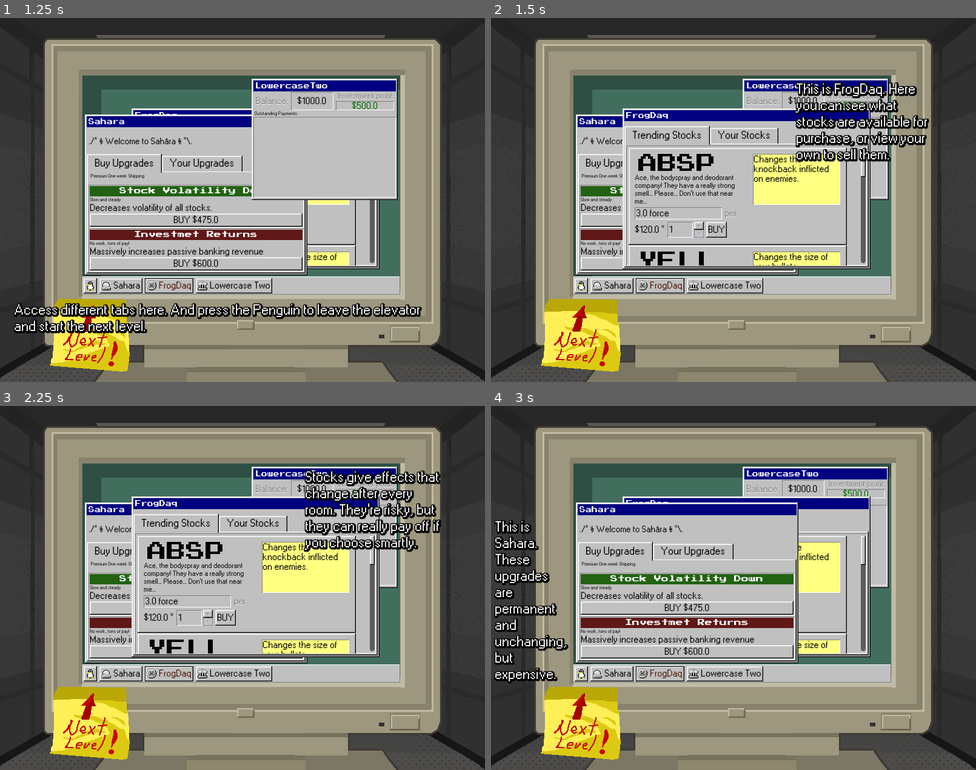
Above: before the commit, frames 1-4 (two rows, left to right).
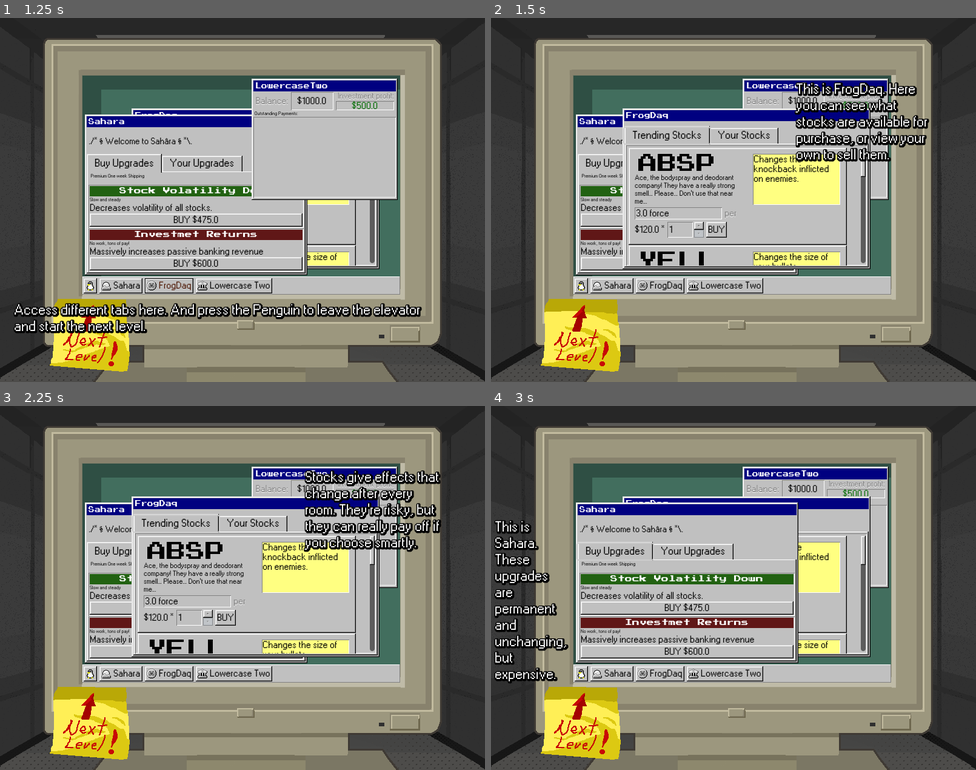
Above: after the commit, the same moments.

Repository: ygda-org/stock-strikers
Game: Godot game, scene res://main/tutorial/tutorial_elevator.tscn
Two runs of this game, one before a commit and one after it. Both use one fixed random seed, a clock stepped at 60 frames per second and the inputs below. This scene is started directly instead of the project's main scene. Sound files missing from this copy of the repository are replaced by a short silence.
Inputs (mouse positions are in pixels of both pictures, inside the frame that each line leads up to):
- Up to frame 1 (1.25 s): click "Sahara" at 0.5 s
- Up to frame 2 (1.5 s): click "FrogDaq" at 1.25 s
- Up to frame 3 (2.25 s): click (92, 675) at 2 s
- Up to frame 4 (3 s): click (583, 675) at 2.75 s

Frame 1 is identical in both runs. In frame 2, 0.1% of the frame differs, in the area x 27-46%, y 29-76%; in frame 3, 0.1%; in frame 4, 0.1%.

Commit message:
some elevator focus
completed: perm panel tab 1, most of stock panel tab 1

still need to do: perm panel tab 2, stock panel tab 2, stock panel dividends, money panel everything

Diff:
--- a/globals/game_state.gd
+++ b/globals/game_state.gd
@@ -1,5 +1,6 @@
 extends Node
 var player : CharacterBody2D
+var elevator: Control
 
 var enemies = []
 
--- a/gui/elevator_gui.gd
+++ b/gui/elevator_gui.gd
@@ -9,11 +9,15 @@
 @onready var money_panel : Panel = $MoneyPanel
 @onready var money_button : Button = $Background/Taskbar/MarginContainer/HBoxContainer/MoneyButton
 
+@onready var perm_tab_bar: TabBar = $PermPanel/MarginContainer/VBoxContainer/TabContainer.get_child(0, true).get_child(0)
+@onready var stock_tab_bar: TabBar = $StockPanel/MarginContainer/VBoxContainer/TabContainer.get_child(0, true).get_child(0)
+
 const STOCK_OPTION = preload("uid://c4m8hryyag1e6")
 const DEBT_OPTION = preload("uid://dnt1y0yhe38ki")
 
 # Called when the node enters the scene tree for the first time.
 func _ready() -> void:
+	GameState.elevator = self
 	$Background/Taskbar/MarginContainer/HBoxContainer/StockButton.grab_focus()
 	if PlayerStats.money < 0:
 		var new_debt = Loan.new()
@@ -33,6 +37,13 @@
 	update_debt_options()
 	PlayerStats.stocks_modified.connect(update_owned_stocks)
 	PlayerStats.upgrades_modified.connect(update_owned_upgrades)
+	perm_tab_bar.focus_neighbor_top = perm_tab_bar.get_path()
+	perm_tab_bar.focus_neighbor_right = perm_tab_bar.get_path()
+	perm_tab_bar.focus_neighbor_left = perm_tab_bar.get_path()
+	stock_tab_bar.focus_neighbor_top = stock_tab_bar.get_path()
+	stock_tab_bar.focus_neighbor_right = stock_tab_bar.get_path()
+	stock_tab_bar.focus_neighbor_left = stock_tab_bar.get_path()
+	stock_tab_bar.focus_neighbor_bottom = $"StockPanel/MarginContainer/VBoxContainer/TabContainer/Trending Stocks/VBoxContainer".get_child(0).get_node("VBoxContainer/BuyingRow/BuyButton").get_path()
 
 func _process(delta: float) -> void:
 	update_balance()
@@ -124,17 +135,21 @@
 	move_child(perm_panel,-1)
 	stock_button.button_pressed = false
 	money_button.button_pressed = false
+	perm_tab_bar.grab_focus()
 
 
 func _on_stock_button_pressed() -> void:
 	move_child(stock_panel,-1)
 	perm_button.button_pressed = false
 	money_button.button_pressed = false
+	stock_tab_bar.grab_focus()
+
 
 func _on_money_button_pressed() -> void:
 	move_child(money_panel,-1)
 	stock_button.button_pressed = false
 	perm_button.button_pressed = false
+
 
 
 func _on_start_button_pressed() -> void:
--- a/gui/elevator_gui.tscn
+++ b/gui/elevator_gui.tscn
@@ -137,14 +137,18 @@
 [node name="StartButton" type="Button" parent="Background/Taskbar/MarginContainer/HBoxContainer" unique_id=1687193267]
 layout_mode = 2
 focus_neighbor_left = NodePath("../MoneyButton")
+focus_neighbor_top = NodePath("../MoneyButton")
 focus_neighbor_right = NodePath("../PermButton")
+focus_neighbor_bottom = NodePath("../PermButton")
 toggle_mode = true
 icon = ExtResource("4_jra5y")
 
 [node name="PermButton" type="Button" parent="Background/Taskbar/MarginContainer/HBoxContainer" unique_id=769714251]
 layout_mode = 2
 focus_neighbor_left = NodePath("../StartButton")
+focus_neighbor_top = NodePath("../StartButton")
 focus_neighbor_right = NodePath("../StockButton")
+focus_neighbor_bottom = NodePath("../StockButton")
 toggle_mode = true
 text = "Sahara"
 icon = ExtResource("5_kne5f")
@@ -154,7 +158,9 @@
 layout_mode = 2
 size_flags_horizontal = 0
 focus_neighbor_left = NodePath("../PermButton")
+focus_neighbor_top = NodePath("../PermButton")
 focus_neighbor_right = NodePath("../MoneyButton")
+focus_neighbor_bottom = NodePath("../MoneyButton")
 toggle_mode = true
 text = "FrogDaq"
 icon = ExtResource("4_w5gor")
@@ -162,7 +168,9 @@
 [node name="MoneyButton" type="Button" parent="Background/Taskbar/MarginContainer/HBoxContainer" unique_id=604286391]
 layout_mode = 2
 focus_neighbor_left = NodePath("../StockButton")
+focus_neighbor_top = NodePath("../StockButton")
 focus_neighbor_right = NodePath("../StartButton")
+focus_neighbor_bottom = NodePath("../StartButton")
 toggle_mode = true
 text = "Lowercase Two"
 icon = ExtResource("6_kne5f")
@@ -225,6 +233,7 @@
 custom_minimum_size = Vector2(0, 198)
 layout_mode = 2
 theme = ExtResource("3_svwi6")
+follow_focus = true
 metadata/_tab_index = 0
 
 [node name="VBoxContainer" type="VBoxContainer" parent="StockPanel/MarginContainer/VBoxContainer/TabContainer/Trending Stocks" unique_id=919951880]
@@ -234,6 +243,7 @@
 visible = false
 custom_minimum_size = Vector2(0, 198)
 layout_mode = 2
+follow_focus = true
 metadata/_tab_index = 1
 
 [node name="VBoxContainer" type="VBoxContainer" parent="StockPanel/MarginContainer/VBoxContainer/TabContainer/Your Stocks" unique_id=221374261]
@@ -297,12 +307,18 @@
 
 [node name="TabContainer" type="TabContainer" parent="PermPanel/MarginContainer/VBoxContainer" unique_id=100437700]
 layout_mode = 2
+focus_neighbor_top = NodePath("../../../../Background/Taskbar/MarginContainer/HBoxContainer/PermButton")
+focus_neighbor_bottom = NodePath("VBoxContainer/Upgrade1/MarginContainer/VBoxContainer/Upgrade1Button")
 current_tab = 0
 tab_0/title = "Buy Upgrades"
 tab_1/title = "Your Upgrades"
 
 [node name="VBoxContainer" type="VBoxContainer" parent="PermPanel/MarginContainer/VBoxContainer/TabContainer" unique_id=1211424506]
 layout_mode = 2
+focus_neighbor_left = NodePath("../../../../../Background/Taskbar/MarginContainer/HBoxContainer/PermButton")
+focus_neighbor_top = NodePath("../../../../../Background/Taskbar/MarginContainer/HBoxContainer/PermButton")
+focus_neighbor_right = NodePath("../ScrollContainer")
+focus_neighbor_bottom = NodePath("Upgrade1/MarginContainer/VBoxContainer/Upgrade1Button")
 metadata/_tab_index = 0
 metadata/_tab_name = "Buy Upgrades"
 
@@ -363,6 +379,8 @@
 
 [node name="Upgrade1Button" type="Button" parent="PermPanel/MarginContainer/VBoxContainer/TabContainer/VBoxContainer/Upgrade1/MarginContainer/VBoxContainer" unique_id=1298725552]
 layout_mode = 2
+focus_neighbor_right = NodePath("../../../../Upgrade2/MarginContainer/VBoxContainer/Upgrade2Button")
+focus_neighbor_bottom = NodePath("../../../../Upgrade2/MarginContainer/VBoxContainer/Upgrade2Button")
 text = "BUY BUY BUY ($\\s)"
 script = ExtResource("12_h2vk8")
 
@@ -418,6 +436,10 @@
 
 [node name="Upgrade2Button" type="Button" parent="PermPanel/MarginContainer/VBoxContainer/TabContainer/VBoxContainer/Upgrade2/MarginContainer/VBoxContainer" unique_id=576159107]
 layout_mode = 2
+focus_neighbor_left = NodePath("../../../../Upgrade1/MarginContainer/VBoxContainer/Upgrade1Button")
+focus_neighbor_top = NodePath("../../../../Upgrade1/MarginContainer/VBoxContainer/Upgrade1Button")
+focus_neighbor_right = NodePath("../../../../../../../../../Background/Taskbar/MarginContainer/HBoxContainer/PermButton")
+focus_neighbor_bottom = NodePath("../../../../../../../../../Background/Taskbar/MarginContainer/HBoxContainer/PermButton")
 text = "BUY BUY BUY ($\\s)"
 script = ExtResource("12_h2vk8")
 
@@ -426,6 +448,7 @@
 custom_minimum_size = Vector2(0, 160)
 layout_mode = 2
 theme = ExtResource("3_svwi6")
+follow_focus = true
 metadata/_tab_index = 1
 metadata/_tab_name = "Your Upgrades"
 
--- a/gui/pause_menu.gd
+++ b/gui/pause_menu.gd
@@ -3,11 +3,11 @@
 @onready var audio : AudioStreamPlayer = get_parent().find_child("AudioStreamPlayer")
 # Called when the node enters the scene tree for the first time.
 func _ready() -> void:
-	pass # Replace with function body.
+	pass
 
 
 # Called every frame. 'delta' is the elapsed time since the previous frame.
-func _process(delta: float) -> void:
+func _process(_delta: float) -> void:
 	GameState.music_volume = $MusicSlider.value
 	if audio:
 		audio.volume_linear = GameState.music_volume
--- a/gui/pause_menu.tscn
+++ b/gui/pause_menu.tscn
@@ -29,6 +29,10 @@
 offset_top = 9.0
 offset_right = 68.0
 offset_bottom = 31.0
+focus_neighbor_left = NodePath("../MusicSlider")
+focus_neighbor_top = NodePath("../MusicSlider")
+focus_neighbor_right = NodePath("../MusicSlider")
+focus_neighbor_bottom = NodePath("../MusicSlider")
 text = "RETURN"
 
 [node name="MusicSlider" type="HSlider" parent="." unique_id=1642171358]
@@ -44,6 +48,10 @@
 offset_bottom = 8.0
 grow_horizontal = 2
 grow_vertical = 2
+focus_neighbor_left = NodePath("../Button")
+focus_neighbor_top = NodePath("../Button")
+focus_neighbor_right = NodePath("../Button")
+focus_neighbor_bottom = NodePath("../Button")
 max_value = 1.0
 step = 0.01
 value = 1.0
--- a/gui/stock_option.gd
+++ b/gui/stock_option.gd
@@ -21,6 +21,8 @@
 var volatility : String
 var value_total : float = 0.01
 
+@onready var buy_button: Button = $VBoxContainer/BuyingRow/BuyButton
+
 # Called when the node enters the scene tree for the first time.
 func _ready() -> void:
 
@@ -35,6 +37,8 @@
 	cost_per = stock.change_amount * stock.cost_multi
 	if stock.changed_stat == Stock.stats.OTHER:
 		$VBoxContainer/BuyingRow/Dividends.editable = false
+		buy_button.focus_neighbor_left = buy_button.get_path()
+		buy_button.focus_neighbor_right = buy_button.get_path()
 
 
 	$Title.text = title
@@ -50,6 +54,17 @@
 		$VBoxContainer/BuyingRow/BuyButton.text = 'SELL'
 		$VBoxContainer/VolatitlityRow/VolatilityAmount.text = str(volatility)
 		$EffectRow.position.y += 30
+
+	await get_tree().process_frame
+	var index = get_index()
+	if index >= get_parent().get_children().size()-1:
+		buy_button.focus_neighbor_bottom = GameState.elevator.stock_button.get_path()
+	else:
+		buy_button.focus_neighbor_bottom = get_parent().get_child(index+1).get_path()
+	if index == 0:
+		buy_button.focus_neighbor_top = GameState.elevator.stock_tab_bar.get_path()
+	else:
+		buy_button.focus_neighbor_top = get_parent().get_child(index-1).get_path()
 
 func _on_info_button_toggled(toggled_on: bool) -> void:
 	$Tooltip.visible = toggled_on
@@ -71,3 +86,8 @@
 		PlayerStats.money += cost_per
 		PlayerStats.remove_stock(stock)
 		SfxManager.create_audio(SFXSettings.SFX_LABEL.BuySuccess)
+
+
+func _on_focus_entered() -> void:
+	await get_tree().process_frame
+	buy_button.grab_focus()
--- a/gui/stock_option.tscn
+++ b/gui/stock_option.tscn
@@ -44,6 +44,7 @@
 offset_bottom = -0.2000122
 grow_horizontal = 2
 grow_vertical = 2
+focus_mode = 2
 mouse_filter = 2
 theme = ExtResource("1_l2qqs")
 script = ExtResource("2_v1w4h")
@@ -164,12 +165,17 @@
 [node name="Dividends" type="SpinBox" parent="VBoxContainer/BuyingRow" unique_id=242017968]
 custom_minimum_size = Vector2(60, 26)
 layout_mode = 2
+focus_neighbor_left = NodePath("../BuyButton")
+focus_neighbor_right = NodePath("../BuyButton")
+focus_mode = 2
 theme = ExtResource("1_l2qqs")
 min_value = 1.0
 value = 1.0
 
 [node name="BuyButton" type="Button" parent="VBoxContainer/BuyingRow" unique_id=127888415]
 layout_mode = 2
+focus_neighbor_left = NodePath("../Dividends")
+focus_neighbor_right = NodePath("../Dividends")
 text = "BUY"
 
 [node name="Tooltip" type="Panel" parent="." unique_id=460809676]
@@ -262,5 +268,6 @@
 theme_override_font_sizes/font_size = 16
 text = "per"
 
+[connection signal="focus_entered" from="." to="." method="_on_focus_entered"]
 [connection signal="pressed" from="VBoxContainer/BuyingRow/BuyButton" to="." method="_on_buy_button_pressed"]
 [connection signal="toggled" from="EffectRow/InfoButton" to="." method="_on_info_button_toggled"]
--- a/main/main.gd
+++ b/main/main.gd
@@ -14,3 +14,4 @@
 	if Input.is_action_just_pressed("pause_game"):
 		get_tree().paused = true
 		$PauseMenu.visible = true
+		$PauseMenu/Button.grab_focus()
--- a/project.godot
+++ b/project.godot
@@ -33,6 +33,7 @@
 window/size/viewport_height=600
 window/stretch/mode="viewport"
 window/stretch/aspect="expand"
+window/stretch/scale_mode="integer"
 mouse_cursor/custom_image="uid://cct2vkfp7bdsf"
 mouse_cursor/custom_image_hotspot=Vector2(8, 8)
 
@@ -93,6 +94,7 @@
 , Object(InputEventMouseButton,"resource_local_to_scene":false,"resource_name":"","device":-1,"window_id":0,"alt_presse …(244 unchanged characters)…
 , Object(InputEventJoypadButton,"resource_local_to_scene":false,"resource_name":"","device":-1,"button_index":2,"pressure":0.0,"pressed":false,"script":null)
 , Object(InputEventJoypadButton,"resource_local_to_scene":false,"resource_name":"","device":-1,"button_index":5,"pressure":0.0,"pressed":false,"script":null)
+, Object(InputEventJoypadButton,"resource_local_to_scene":false,"resource_name":"","device":-1,"button_index":10,"pressure":0.0,"pressed":false,"script":null)
 ]
 }
 pause_game={
@@ -104,21 +106,25 @@
 aim_up={
 "deadzone": 0.2,
 "events": [Object(InputEventJoypadMotion,"resource_local_to_scene":false,"resource_name":"","device":0,"axis":1,"axis_value":-1.0,"script":null)
+, Object(InputEventJoypadMotion,"resource_local_to_scene":false,"resource_name":"","device":-1,"axis":3,"axis_value":-1.0,"script":null)
 ]
 }
 aim_right={
 "deadzone": 0.2,
 "events": [Object(InputEventJoypadMotion,"resource_local_to_scene":false,"resource_name":"","device":0,"axis":0,"axis_value":1.0,"script":null)
+, Object(InputEventJoypadMotion,"resource_local_to_scene":false,"resource_name":"","device":-1,"axis":2,"axis_value":1.0,"script":null)
 ]
 }
 aim_left={
 "deadzone": 0.2,
 "events": [Object(InputEventJoypadMotion,"resource_local_to_scene":false,"resource_name":"","device":0,"axis":0,"axis_value":-1.0,"script":null)
+, Object(InputEventJoypadMotion,"resource_local_to_scene":false,"resource_name":"","device":-1,"axis":2,"axis_value":-1.0,"script":null)
 ]
 }
 aim_down={
 "deadzone": 0.2,
 "events": [Object(InputEventJoypadMotion,"resource_local_to_scene":false,"resource_name":"","device":0,"axis":1,"axis_value":1.0,"script":null)
+, Object(InputEventJoypadMotion,"resource_local_to_scene":false,"resource_name":"","device":-1,"axis":3,"axis_value":1.0,"script":null)
 ]
 }
 
